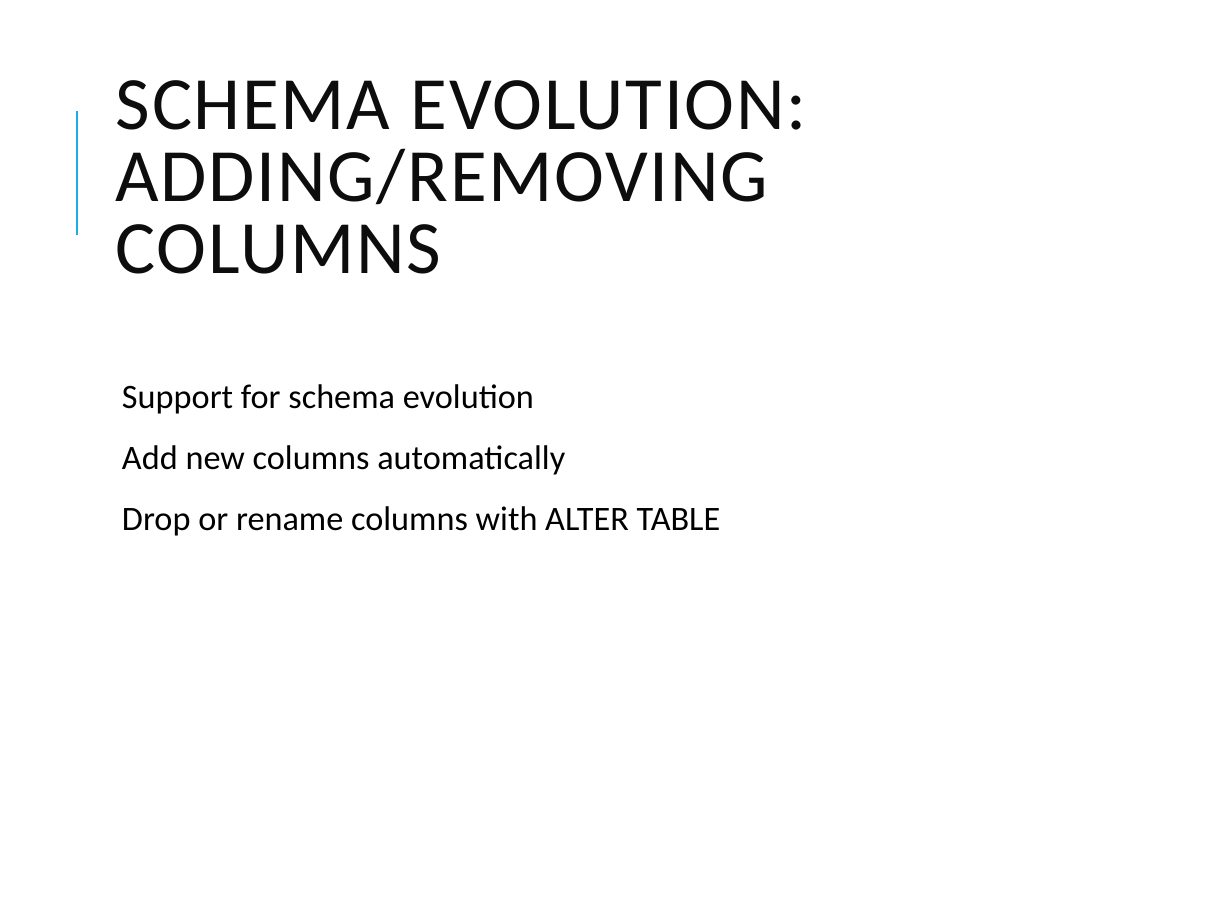
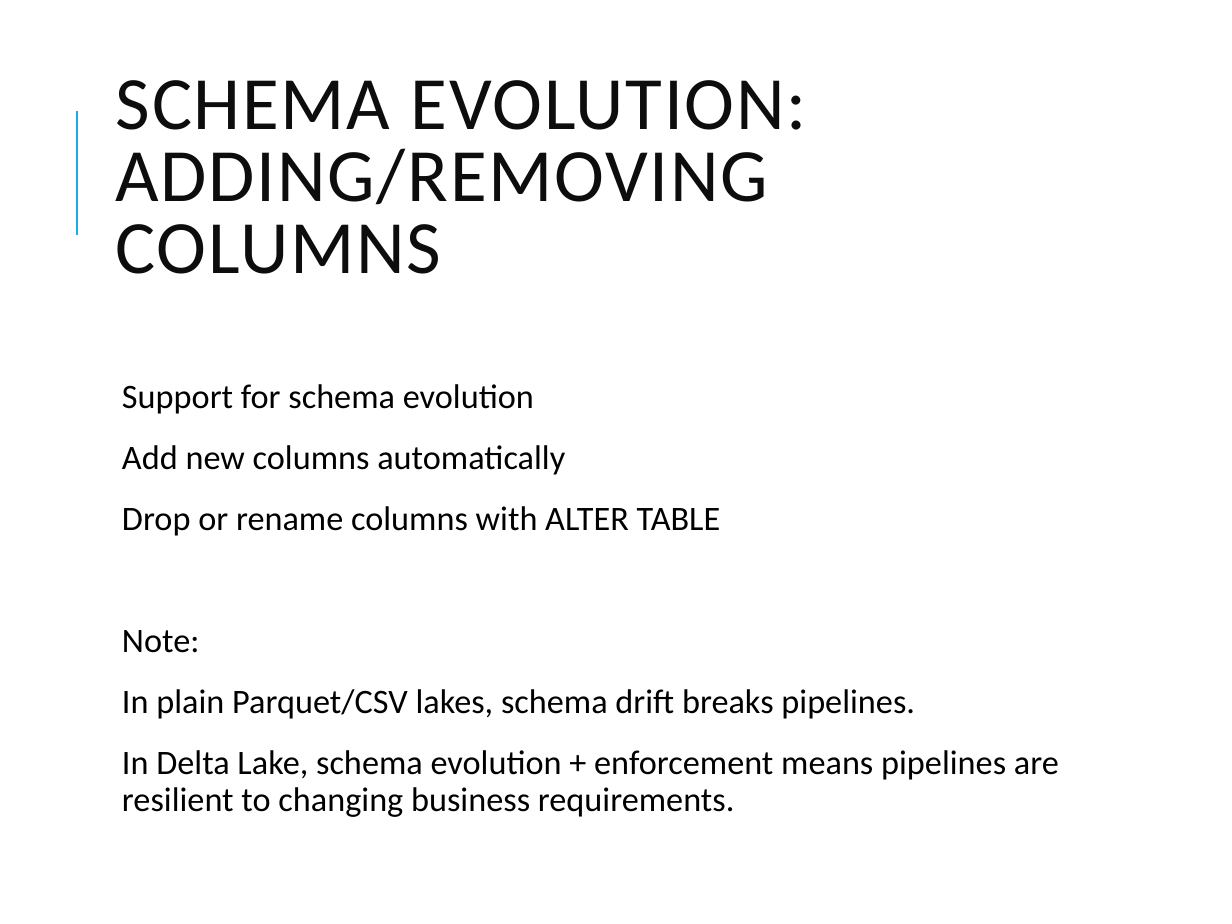
Before and after one commit to vikash-verma-profile/DE-Content-WithSnowflakes, a slide deck: slide 8 of Week-2/Day-1/Delta_Lake.pptx (slide 7 before the commit). Drawn at 1232x924 pixels with LibreOffice and Linux fonts; fonts in the diff are those of the drawing. Boxes give left, top, right and bottom in pixels: in the first picture for what was removed or moved away, otherwise in the second. Text is boxed around its words. In the diff, an @@ line names an element or a change of style, - is before the commit and + after.

```diff
--- a/Week-2/Day-1/Delta_Lake.pptx
+++ b/Week-2/Day-1/Delta_Lake.pptx
@@ text at (122,630,1059,817): paragraphs added @@
+  Note:
+  In plain Parquet/CSV lakes, schema drift breaks pipelines.
+  In Delta Lake, schema evolution + enforcement means pipelines are resilient to changing business requirements.
```
Also in this commit, not shown: 6 other slides changed, 5 slides added, 7 other files.
